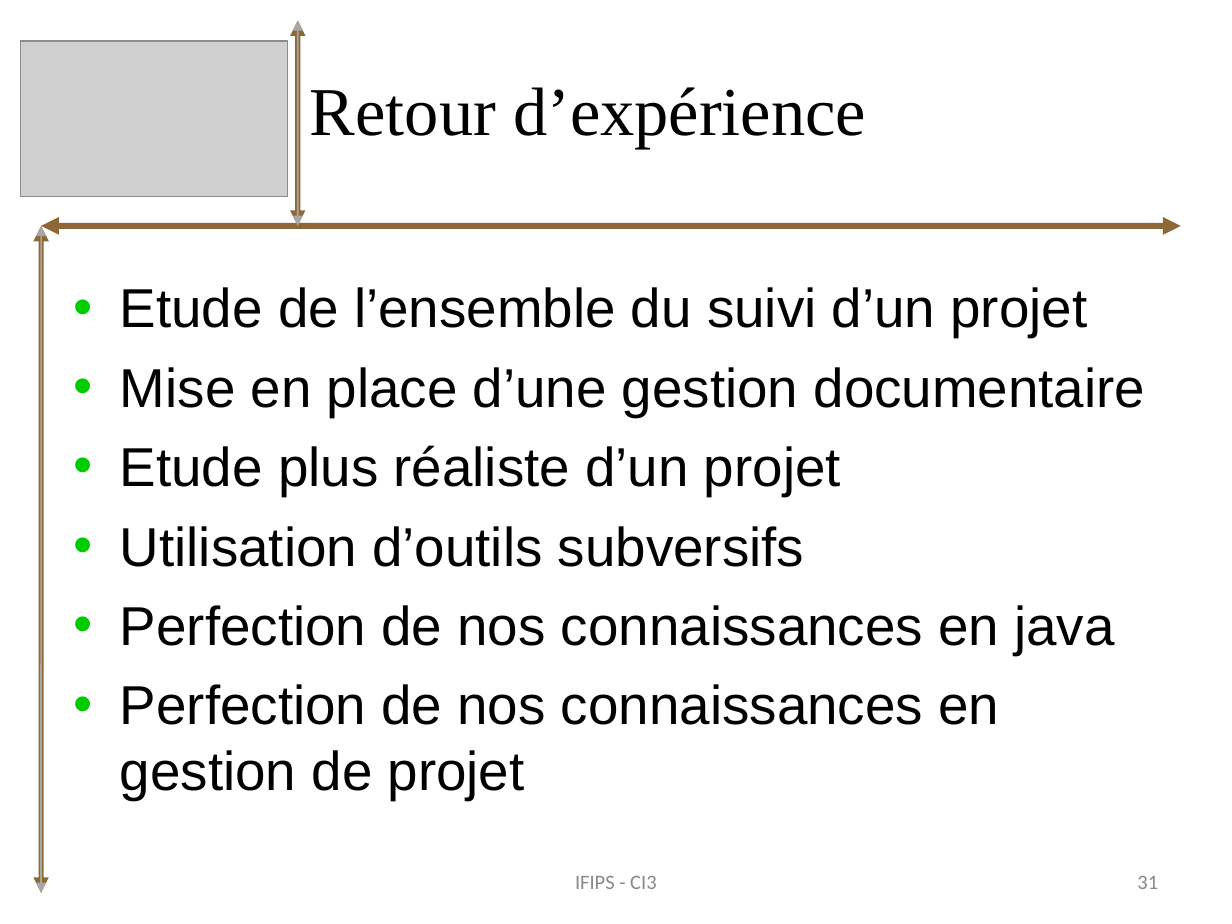
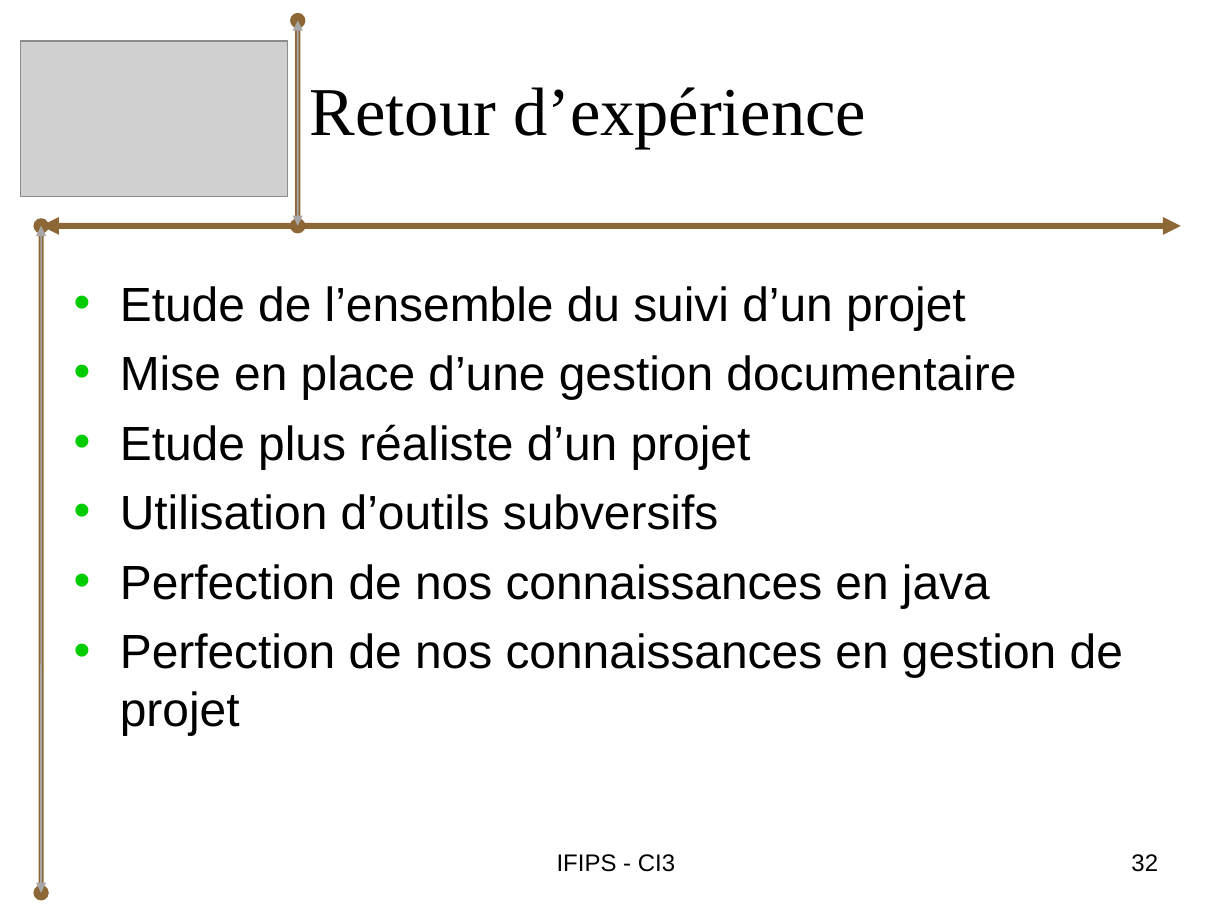
Before and after one commit to bryan-brancotte/projetgl-2008, a slide deck: slide 32 of doc/Soutenance/iGo_Presentation.ppt (slide 31 before the commit). Drawn at 1232x924 pixels with LibreOffice and Linux fonts; fonts in the diff are those of the drawing; grey boxes stand for pictures. Boxes give left, top, right and bottom in pixels: in the first picture for what was removed or moved away, otherwise in the second. Text is boxed around its words. In the diff, an @@ line names an element or a change of style, - is before the commit and + after.

```diff
--- a/doc/Soutenance/iGo_Presentation.ppt
+++ b/doc/Soutenance/iGo_Presentation.ppt
@@ double arrow (298, 225) - (298, 21): arrowheads changed @@
@@ double arrow (41, 893) - (41, 225): arrowheads changed @@
@@ text "Etude de l’ensemble du suivi ..." at (120,286,1123,735): size 32 to 28 pt; less space between paragraphs @@
@@ text "IFIPS - CI3": place and size @@
-text "IFIPS - CI3" at (575,876,656,889)
+text "IFIPS - CI3" at (557,854,675,872)
@@ text "IFIPS - CI3" at (557,854,675,872): size 12 to 14 pt, font Calibri to Arial, text colour #898989 to #000000; vertical alignment middle to top @@
@@ page number added at (1131,854,1158,872), 14 pt, text #000000 @@
+32
@@ page number removed at (1137,876,1158,889) @@
-31
```
Also in this commit, not shown: 28 other slides changed, 2 slides added, 1 slide removed, 3 other files.
